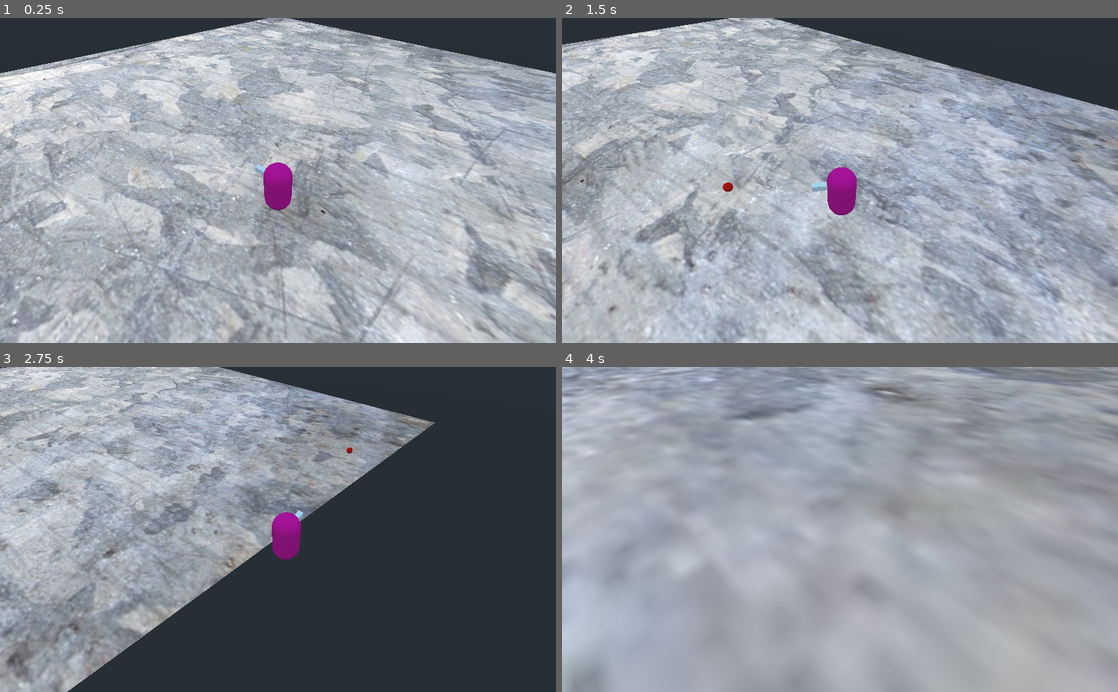
Above: before the commit, frames 1-4 (two rows, left to right).
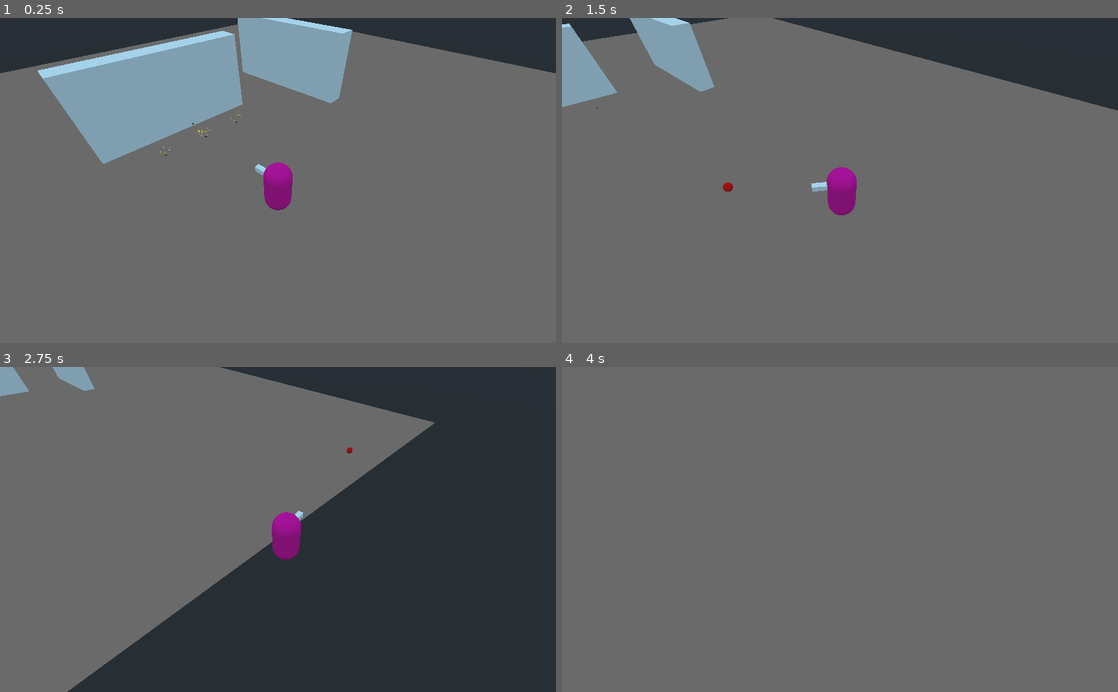
Above: after the commit, the same moments.

Repository: gusemil/topdownshooter3d-demo
Game: Godot game, scene res://scenes/World.tscn
Same seed, same stepped clock (60 frames per second), same inputs: the game is played once before the commit and once after it.
Inputs (mouse positions are in pixels of both pictures, inside the frame that each line leads up to):
- Up to frame 1 (0.25 s): no input
- Up to frame 2 (1.5 s): move the mouse to (962, 164) at 0.52 s; hold D (move_right) 0.53-1.28 s; click (962, 164) at 0.6 s; move the mouse to (728, 196) at 1.27 s; hold S (move_backward) from 1.28 s (still down); click (728, 196) at 1.35 s
- Up to frame 3 (2.75 s): move the mouse to (333, 458) at 2.02 s; release S (move_backward) at 2.03 s; hold D (move_right) from 2.03 s (still down); click (333, 458) at 2.1 s
- Up to frame 4 (4 s): move the mouse to (812, 594) at 2.77 s; release D (move_right) at 2.78 s; hold W (move_forward) 2.78-3.53 s; click (812, 594) at 2.85 s; move the mouse to (1006, 578) at 3.52 s; hold A (move_left) from 3.53 s (still down); click (1006, 578) at 3.6 s

The runs differ from the first frame. In frame 1, 90% of the frame differs, in the area x 0-100%, y 0-100%; in frame 2, 89%; in frame 3, 45%; in frame 4, 99%.

Commit message:
bullet holes and particle effect

Diff:
--- /dev/null
+++ b/scenes/BulletHitEffect.tscn
@@ -0,0 +1,55 @@
+[gd_scene load_steps=9 format=2]
+
+[ext_resource path="res://graphics/textures/dot.png" type="Texture" id=1]
+
+[sub_resource type="SpatialMaterial" id=1]
+flags_transparent = true
+flags_unshaded = true
+albedo_color = Color( 0.972549, 0.913725, 0.0470588, 1 )
+albedo_texture = ExtResource( 1 )
+
+[sub_resource type="Curve" id=6]
+_data = [ Vector2( 0, 0 ), 0.0, 3.12177, 0, 0, Vector2( 0.417722, 1 ), 0.04593, 0.04593, 0, 0, Vector2( 1, 0 ), -3.5161, 0.0, 0, 0 ]
+
+[sub_resource type="CurveTexture" id=7]
+curve = SubResource( 6 )
+
+[sub_resource type="ParticlesMaterial" id=2]
+initial_velocity = 5.0
+scale = 0.1
+scale_random = 0.1
+scale_curve = SubResource( 7 )
+
+[sub_resource type="QuadMesh" id=3]
+
+[sub_resource type="SpatialMaterial" id=4]
+flags_transparent = true
+flags_unshaded = true
+albedo_color = Color( 0.054902, 0.027451, 0.027451, 1 )
+albedo_texture = ExtResource( 1 )
+
+[sub_resource type="QuadMesh" id=5]
+material = SubResource( 4 )
+
+[node name="BulletHitEffect" type="Spatial"]
+
+[node name="Particles" type="Particles" parent="."]
+transform = Transform( -4.37114e-08, -1, 0, 1, -4.37114e-08, 0, 0, 0, 1, 0, 0, 0 )
+material_override = SubResource( 1 )
+emitting = false
+one_shot = true
+explosiveness = 0.9
+local_coords = false
+process_material = SubResource( 2 )
+draw_pass_1 = SubResource( 3 )
+
+[node name="BulletDecal" type="MeshInstance" parent="."]
+transform = Transform( 0.2, 0, 0, 0, -8.74228e-09, 0.2, 0, -0.2, -8.74228e-09, 0, 0.005, 0 )
+mesh = SubResource( 5 )
+material/0 = null
+
+[node name="Timer" type="Timer" parent="."]
+wait_time = 0.001
+one_shot = true
+autostart = true
+[connection signal="timeout" from="Timer" to="Particles" method="set_emitting" binds= [ true ]]
--- /dev/null
+++ b/scenes/HitScanBulletSpawner.tscn
@@ -0,0 +1,6 @@
+[gd_scene load_steps=2 format=2]
+
+[ext_resource path="res://scripts/HitScanBulletSpawner.gd" type="Script" id=1]
+
+[node name="HitScanBulletSpawner" type="Spatial"]
+script = ExtResource( 1 )
--- a/scenes/Player.tscn
+++ b/scenes/Player.tscn
@@ -1,7 +1,6 @@
-[gd_scene load_steps=9 format=2]
+[gd_scene load_steps=8 format=2]
 
 [ext_resource path="res://scripts/Player.gd" type="Script" id=1]
-[ext_resource path="res://scripts/Weapon.gd" type="Script" id=3]
 
 [sub_resource type="CapsuleMesh" id=1]
 mid_height = 2.0
@@ -30,23 +29,21 @@
 material/0 = SubResource( 2 )
 
 [node name="WeaponManager" type="Spatial" parent="."]
-transform = Transform( 1, 0, 0, 0, 1, 0, 0, 0, 1, 0, 0, 0 )
 
 [node name="Weapons" type="Spatial" parent="WeaponManager"]
 transform = Transform( 1, 0, 0, 0, 1, 0, 0, 0, 1, 0, 2.24315, 0 )
 
 [node name="MachineGun" type="Spatial" parent="WeaponManager/Weapons"]
 transform = Transform( 1, 0, 0, 0, 1, 0, 0, 0, 1, 0, -1.5, -1 )
-script = ExtResource( 3 )
 
 [node name="MachineGunGraphics" type="MeshInstance" parent="WeaponManager/Weapons/MachineGun"]
 transform = Transform( 0.2, 0, 0, 0, 0.2, 0, 0, 0, 1, 0, 0, 0 )
-mesh = SubResource( 4 )
+mesh = SubResource( 3 )
 material/0 = null
 
 [node name="CollisionShape" type="CollisionShape" parent="."]
 transform = Transform( 1, 0, 0, 0, -1.62921e-07, -1, 0, 1, -1.62921e-07, 0, 0, 0 )
-shape = SubResource( 3 )
+shape = SubResource( 4 )
 
 [node name="CameraRig" type="Position3D" parent="."]
 
--- a/scenes/World.tscn
+++ b/scenes/World.tscn
@@ -1,18 +1,23 @@
-[gd_scene load_steps=6 format=2]
+[gd_scene load_steps=8 format=2]
 
-[ext_resource path="res://graphics/textures/metal.jpg" type="Texture" id=1]
+[ext_resource path="res://scenes/HitScanBulletSpawner.tscn" type="PackedScene" id=1]
 [ext_resource path="res://scenes/Player.tscn" type="PackedScene" id=2]
 
-[sub_resource type="SpatialMaterial" id=4]
+[sub_resource type="SpatialMaterial" id=1]
 flags_unshaded = true
-albedo_texture = ExtResource( 1 )
+albedo_color = Color( 0.419608, 0.419608, 0.419608, 1 )
 
-[sub_resource type="PlaneMesh" id=1]
-material = SubResource( 4 )
+[sub_resource type="PlaneMesh" id=2]
+material = SubResource( 1 )
 size = Vector2( 100, 100 )
 
-[sub_resource type="ConcavePolygonShape" id=5]
+[sub_resource type="ConcavePolygonShape" id=3]
 data = PoolVector3Array( 50, 0, 50, -50, 0, 50, 50, 0, -50, -50, 0, 50, -50, 0, -50, 50, 0, -50 )
+
+[sub_resource type="CubeMesh" id=4]
+
+[sub_resource type="BoxShape" id=5]
+extents = Vector3( 1.02186, 1, 1 )
 
 [node name="World" type="Spatial"]
 
@@ -22,13 +27,76 @@
 }
 
 [node name="Ground" type="MeshInstance" parent="Environment"]
-mesh = SubResource( 1 )
+mesh = SubResource( 2 )
 material/0 = null
 
 [node name="StaticBody" type="StaticBody" parent="Environment/Ground"]
 
 [node name="CollisionShape" type="CollisionShape" parent="Environment/Ground/StaticBody"]
+shape = SubResource( 3 )
+
+[node name="CSGMesh" type="CSGMesh" parent="Environment"]
+transform = Transform( 7.94732, 0, 0, 0, 3.75747, 0, 0, 0, 1, 0, 4.1333, -15.1333 )
+mesh = SubResource( 4 )
+
+[node name="StaticBody" type="StaticBody" parent="Environment/CSGMesh"]
+
+[node name="CollisionShape" type="CollisionShape" parent="Environment/CSGMesh/StaticBody"]
+shape = SubResource( 5 )
+
+[node name="CSGMesh2" type="CSGMesh" parent="Environment"]
+transform = Transform( 0.591039, 0, -0.997231, 0, 3.75747, 0, 7.92531, 0, 0.0743696, 16.2865, 4.1333, -14.5777 )
+mesh = SubResource( 4 )
+
+[node name="StaticBody" type="StaticBody" parent="Environment/CSGMesh2"]
+
+[node name="CollisionShape" type="CollisionShape" parent="Environment/CSGMesh2/StaticBody"]
 shape = SubResource( 5 )
 
 [node name="Player" parent="." instance=ExtResource( 2 )]
 transform = Transform( 1, 0, 0, 0, 1, 0, 0, 0, 1, 0, 2, 0 )
+
+[node name="HitScanBulletSpawner" parent="." instance=ExtResource( 1 )]
+transform = Transform( 0.999958, -0.00607994, 0.00690167, 0, 0.750365, 0.661024, -0.00919776, -0.660996, 0.750333, 1.15179, 0.550723, -11.2665 )
+
+[node name="Timer" type="Timer" parent="HitScanBulletSpawner"]
+wait_time = 0.001
+one_shot = true
+autostart = true
+
+[node name="HitScanBulletSpawner2" parent="." instance=ExtResource( 1 )]
+transform = Transform( 0.999958, -0.00607994, 0.00690167, 0, 0.750365, 0.661024, -0.00919776, -0.660996, 0.750333, 1.15179, 0.550723, -11.2665 )
+
+[node name="Timer" type="Timer" parent="HitScanBulletSpawner2"]
+wait_time = 0.001
+one_shot = true
+autostart = true
+
+[node name="HitScanBulletSpawner3" parent="." instance=ExtResource( 1 )]
+transform = Transform( 0.999958, -0.00607994, 0.00690167, 0, 0.750365, 0.661024, -0.00919776, -0.660996, 0.750333, -3.23462, 0.550723, -11.2665 )
+
+[node name="Timer" type="Timer" parent="HitScanBulletSpawner3"]
+wait_time = 0.001
+one_shot = true
+autostart = true
+
+[node name="HitScanBulletSpawner4" parent="." instance=ExtResource( 1 )]
+transform = Transform( 0.999958, -0.00607994, 0.00690167, 0, 0.750365, 0.661024, -0.00919776, -0.660996, 0.750333, 1.15179, 3.0838, -11.2665 )
+
+[node name="Timer" type="Timer" parent="HitScanBulletSpawner4"]
+wait_time = 0.001
+one_shot = true
+autostart = true
+
+[node name="HitScanBulletSpawner5" parent="." instance=ExtResource( 1 )]
+transform = Transform( 0.999958, -0.00607994, 0.00690167, 0, 0.750365, 0.661024, -0.00919776, -0.660996, 0.750333, 5.17566, 0.550723, -11.2665 )
+
+[node name="Timer" type="Timer" parent="HitScanBulletSpawner5"]
+wait_time = 0.001
+one_shot = true
+autostart = true
+[connection signal="timeout" from="HitScanBulletSpawner/Timer" to="HitScanBulletSpawner" method="fire"]
+[connection signal="timeout" from="HitScanBulletSpawner2/Timer" to="HitScanBulletSpawner2" method="fire"]
+[connection signal="timeout" from="HitScanBulletSpawner3/Timer" to="HitScanBulletSpawner3" method="fire"]
+[connection signal="timeout" from="HitScanBulletSpawner4/Timer" to="HitScanBulletSpawner4" method="fire"]
+[connection signal="timeout" from="HitScanBulletSpawner5/Timer" to="HitScanBulletSpawner5" method="fire"]
--- /dev/null
+++ b/scripts/HitScanBulletSpawner.gd
@@ -0,0 +1,38 @@
+extends Spatial
+
+var hit_effect = preload("res://scenes/BulletHitEffect.tscn")
+
+export var distance = 10000
+var bodies_to_exclude = []
+var damage = 1 #add weapon damage to this
+
+func set_damage(_damage: int):
+	damage = _damage
+
+func set_bodies_to_exclude(_bodies_to_exclude: Array):
+	bodies_to_exclude = _bodies_to_exclude
+
+func fire():
+	var space_state = get_world().get_direct_space_state() #ottaa fyysisen tilan jossa ammutaan
+	var our_pos = global_transform.origin
+	var result = space_state.intersect_ray(our_pos, our_pos - global_transform.basis.z * distance,
+		bodies_to_exclude, 1 + 4, true, true) # world layer + character layer + hitbox layer
+	if result and result.collider.has_method("hurt"):
+		result.collider.hurt(damage, result.normal)
+		print(result.collider.name)
+	elif result:
+		var hit_effect_inst = hit_effect.instance()
+		get_tree().get_root().add_child(hit_effect_inst)
+		hit_effect_inst.global_transform.origin = result.position
+
+		if result.normal.angle_to(Vector3.UP) < 0.00005: #pakko heittää joku arvo floatille, == ei ole hyvä
+			return
+		if result.normal.angle_to(Vector3.DOWN) < 0.00005:
+			hit_effect_inst.rotate(Vector3.RIGHT, PI)
+			return
+
+		var y = result.normal
+		var x = y.cross(Vector3.UP)
+		var z = x.cross(y)
+
+		hit_effect_inst.global_transform.basis = Basis(x, y, z)
Binary file added: graphics/textures/dot.png
Not shown, added: graphics/textures/dot.png.import
Not shown: 1 places in scenes/Player.tscn that only renumber resources
